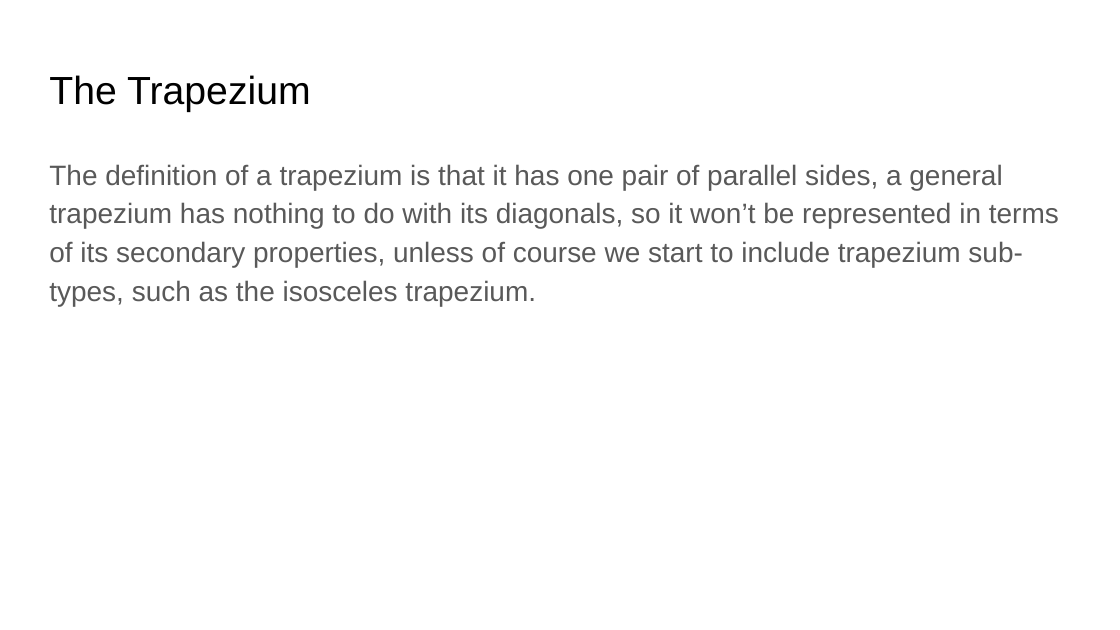
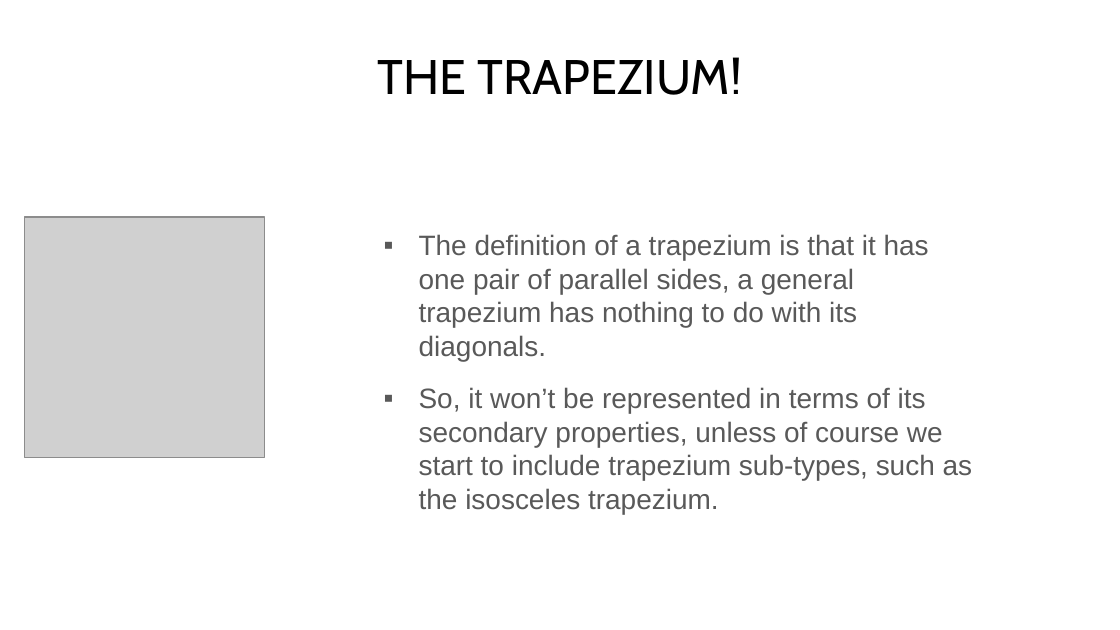
Before and after one commit to AnrozPerson/Classifying-Shapes-from-Coordinates, a slide deck: slide 14 of CAT T3 Design.pptx (slide 9 before the commit). Drawn at 1120x630 pixels with LibreOffice and Linux fonts; fonts in the diff are those of the drawing; grey boxes stand for pictures; background and template pictures are left out. Boxes give left, top, right and bottom in pixels: in the first picture for what was removed or moved away, otherwise in the second. Text is boxed around its words. In the diff, an @@ line names an element or a change of style, - is before the commit and + after.

```diff
--- a/CAT T3 Design.pptx
+++ b/CAT T3 Design.pptx
@@ text "THE TRAPEZIUM!" at bbox=[378, 57, 743, 95]: vertical alignment top to bottom @@
@@ text at bbox=[378, 57, 743, 95]: text changed; size 25.2 to 31.2 pt; font Arial to Cabin @@
-The Trapezium
+THE TRAPEZIUM!
@@ picture added at bbox=[25, 217, 265, 458] @@
@@ text at bbox=[419, 234, 973, 480]: text changed @@
-The definition of a trapezium is that it has one pair of parallel sides, a general trapezium has nothing to do with its diagonals, so it won’t be represented in terms of its secondary properties, unless of course we start to include trapezium sub-types, such as the isosceles trapezium.
+▪ The definition of a trapezium is that it has one pair of parallel sides, a general trapezium has nothing to do with its diagonals.
+▪ So, it won’t be represented in terms of its secondary properties, unless of course we start to include trapezium sub-types, such as the isosceles trapezium.
```
Also in this commit, not shown: 5 other slides changed, 8 slides added, 4 slides removed, 1 other file.
